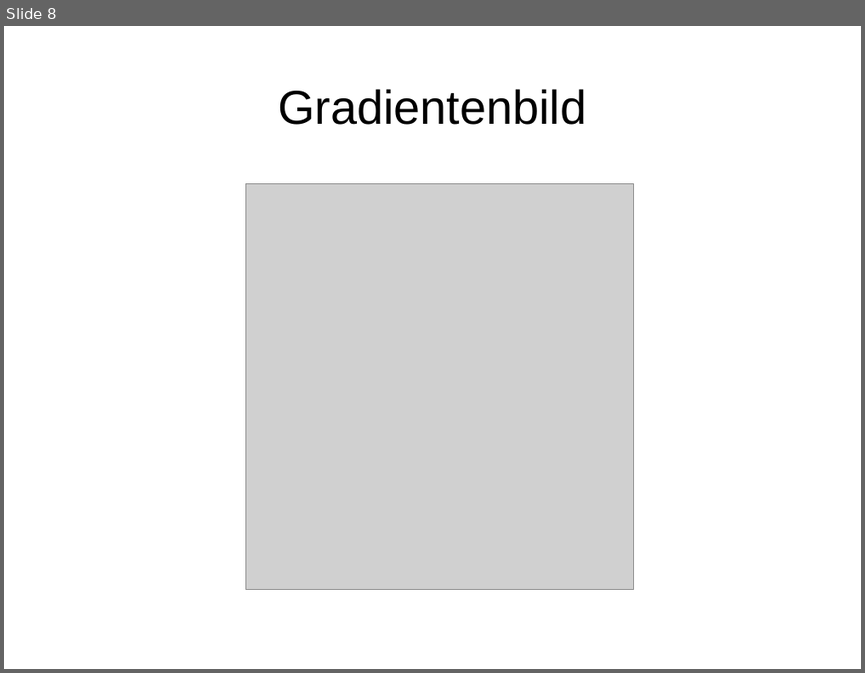
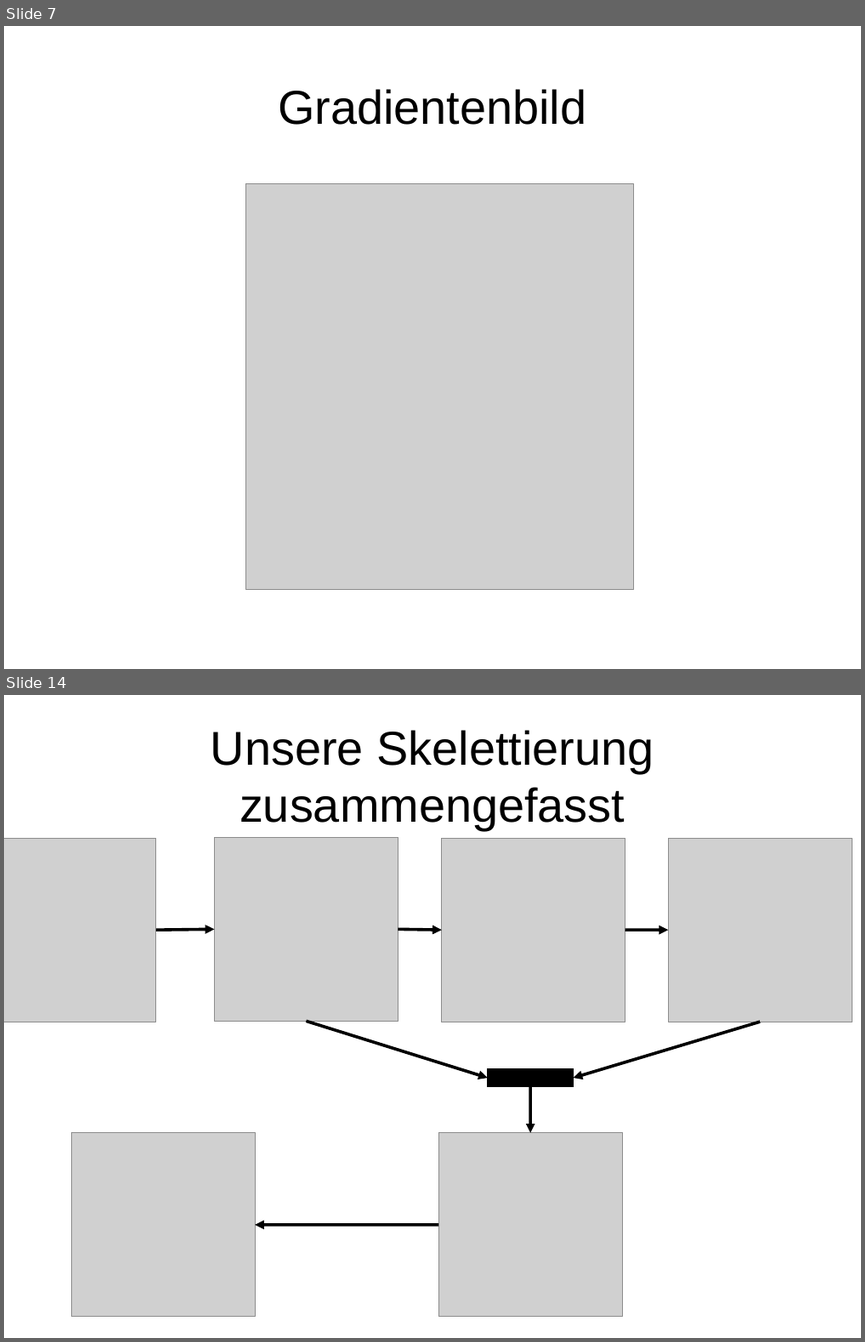
Before and after one commit to sandrellaella/bildverarbeitung, a slide deck: docs/Zwischenstand_1272012.odp. Shown one above the other, each under a label of ours: slide 8 before the commit, slides 7 and 14 after it; the slides between them are not shown. The pictures are 865x673 and 865x1342 pixels, drawn with LibreOffice and Linux fonts; fonts in the diff are those of the drawing; grey boxes stand for pictures. Boxes give left, top, right and bottom in pixels: in the first picture for what was removed or moved away, otherwise in the second. Text is boxed around its words. In the diff, an @@ line names an element or a change of style, - is before the commit and + after.

```diff
--- a/docs/Zwischenstand_1272012.odp
+++ b/docs/Zwischenstand_1272012.odp
@@ slide 14 added at <box>4,695,861,1338</box>, background #FFFFFF @@
@@ title added at <box>211,730,653,830</box>, 44 pt, text #000000 @@
+Unsere Skelettierung zusammengefasst
@@ picture added at <box>4,838,155,1021</box> @@
@@ picture added at <box>215,837,398,1021</box> @@
@@ picture added at <box>442,838,625,1021</box> @@
@@ picture added at <box>668,838,851,1021</box> @@
@@ arrow added from (156, 930) to (215, 929), #000000 2.83 pt @@
@@ arrow added from (398, 929) to (442, 930), #000000 2.83 pt @@
@@ arrow added from (625, 930) to (668, 930), #000000 2.83 pt @@
@@ arrow added from (307, 1021) to (488, 1077), #000000 2.83 pt @@
@@ arrow added from (760, 1021) to (574, 1077), #000000 2.83 pt @@
@@ rectangle added at <box>488,1068,574,1087</box>, fill #000000, outline #000000 0 pt @@
@@ arrow added from (530, 1087) to (530, 1133), #000000 2.83 pt @@
@@ picture added at <box>72,1133,255,1316</box> @@
@@ picture added at <box>438,1133,622,1316</box> @@
@@ arrow added from (438, 1225) to (255, 1225), #000000 2.83 pt @@
@@ what was slide 8 is now slide 7 @@
```
Also in this commit, not shown: 9 slides changed, 4 other slides added, 2 slides removed, 1 other file.
